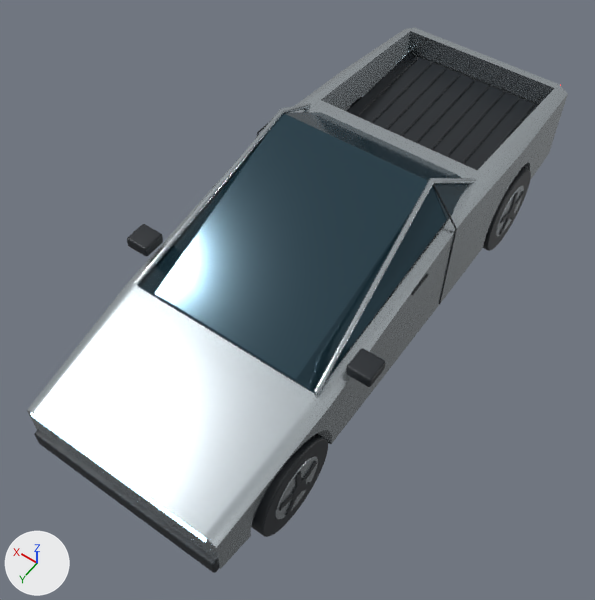
Before and after pictures for a commit that changed the glTF model assets/vehicles/cybertruck.glb.
The view is the same before and after, from a camera (50 mm lens) standing at (-2.65, 4.06, 6.36) and looking at (-0.01, 0.36, 0.55). The axes (+X, +Y, +Z) are drawn at lower left. The lights are the same throughout. The older version comes first. Where no turn or scale is listed for an object, it has been applied to the vertices.

The first picture shows 'Angular armored canopy', 'Bed liner', 'Canopy roof rail', 'Canopy roof rail.001', 'Front bumper', 'Front light bar', 'Side mirror', 'Side mirror.001', 'Stainless wedge body', 'Wheel_FL', 'Wheel_RL' and 19 more.
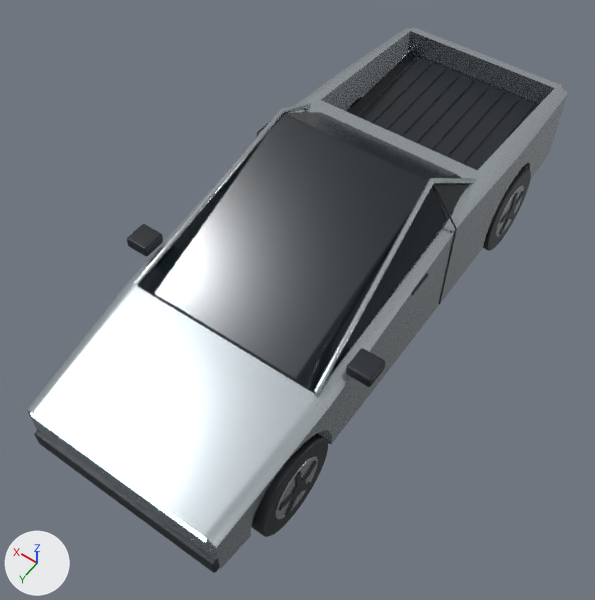
What the commit changed:
Material 'Glass' (mat_glass) changes colour from dark blue #294450 to black #161f26; in linear values from (0.022, 0.057, 0.08) to (0.008, 0.014, 0.019).
In material 'Glass' (mat_glass), metallic goes from 0.48 to 0.2.
In material 'Glass' (mat_glass), roughness goes from 0.12 to 0.22.

Boxes (x1, y1, x2, y2) around the edits, measured in the pictures (595 x 600 px):
'Angular armored canopy', recoloured, surface changed
    both: (139, 112, 464, 392)
